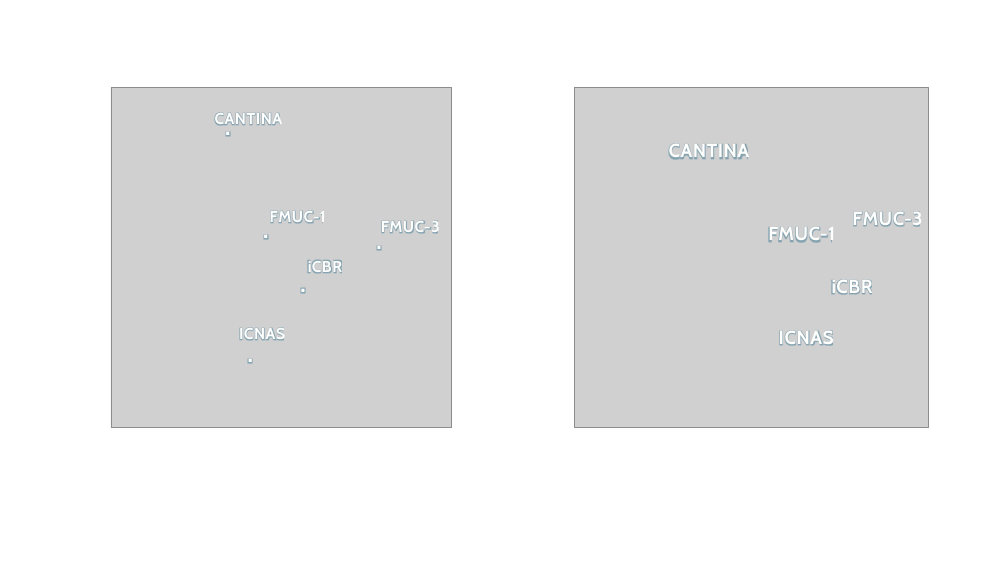
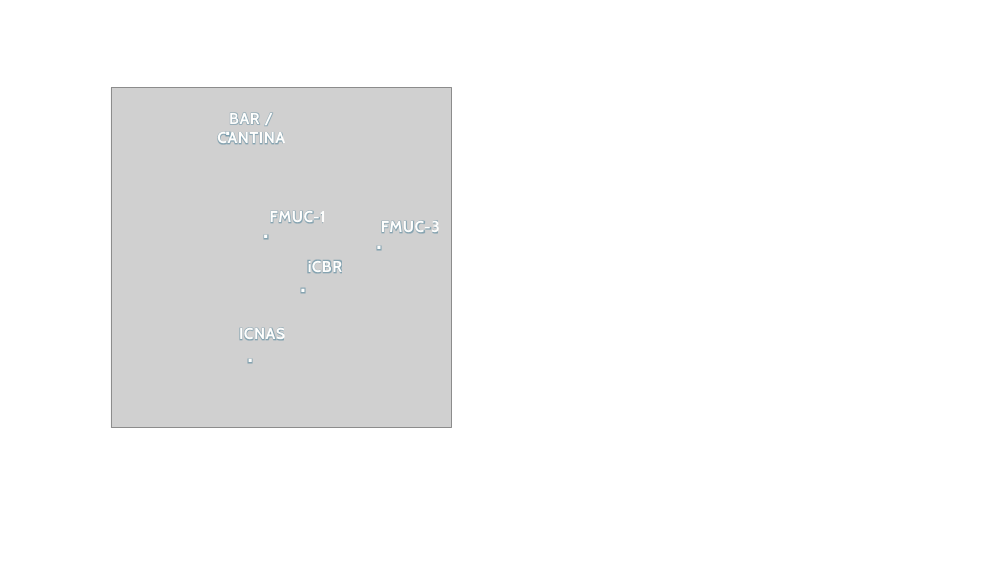
Before and after one commit to ricardomar/tests, a slide deck: slide 1 of assets/images/makink_of_map.pptx. Drawn at 1008x567 pixels with LibreOffice and Linux fonts; fonts in the diff are those of the drawing; grey boxes stand for pictures. Boxes give left, top, right and bottom in pixels: in the first picture for what was removed or moved away, otherwise in the second. Text is boxed around its words. In the diff, an @@ line names an element or a change of style, - is before the commit and + after.

```diff
--- a/assets/images/makink_of_map.pptx
+++ b/assets/images/makink_of_map.pptx
@@ picture removed at [575,88,928,427] @@
@@ text at [217,112,285,145]: text changed @@
-CANTINA
+BAR / CANTINA
@@ text removed at [669,144,750,160] @@
-CANTINA
@@ text removed at [768,227,835,243] @@
-FMUC-1
@@ text removed at [852,212,922,227] @@
-FMUC-3
@@ text removed at [832,280,873,295] @@
-iCBR
@@ text removed at [779,331,834,346] @@
-ICNAS
```
Also in this commit, not shown: 1 other file.
